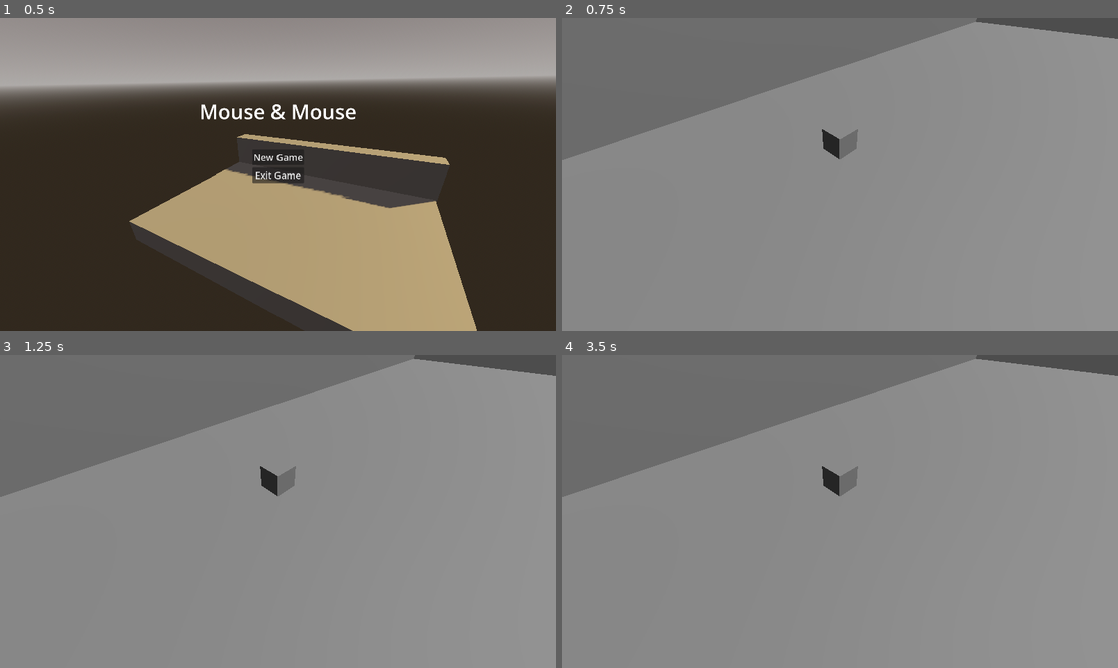
Above: before the commit, frames 1-4 (two rows, left to right).
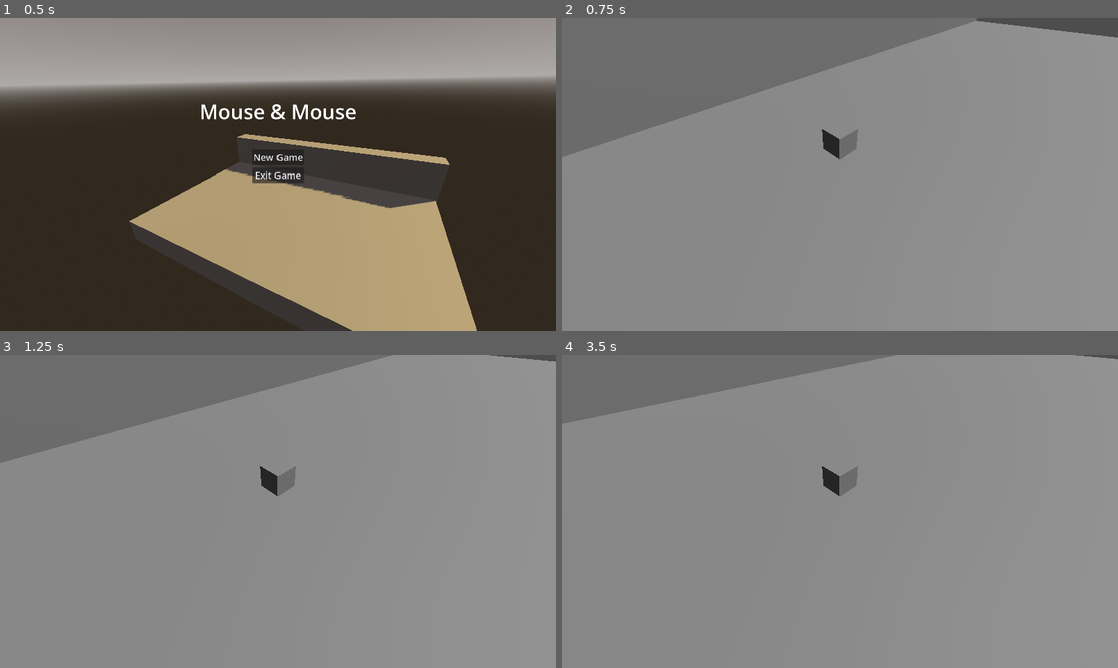
Above: after the commit, the same moments.

Repository: wi1helm/Mouse-Mouse
Game: Godot game, scene res://core/Main.tscn
Two runs of this game, one before a commit and one after it. Both use one fixed random seed, a clock stepped at 60 frames per second and the inputs below.
Inputs:
- Up to frame 1 (0.5 s): no input
- Up to frame 2 (0.75 s): click "New Game" at 0.5 s
- Up to frame 3 (1.25 s): no input
- Up to frame 4 (3.5 s): hold D (move_right, bound only after the commit) 1.28-2.03 s; tap Space (jump, bound only after the commit) at 1.35, 1.52, 1.82, 2.1, 2.27, 2.57, 2.85 s; hold S (move_back, bound only after the commit) 2.03-2.78 s; hold D (move_right, bound only after the commit) from 2.78 s (still down)

Frame 1 is identical in both runs. In frame 2, 0.5% of the frame differs, in the area x 0-100%, y 0-46%; in frame 3, 6.0%; in frame 4, 12%.

Commit message:
Temp Player Controlls
Add test player controlls with mappings for wasd + space. Rename GameContext ->Contexrt to make it simpler

Diff:
--- a/core/Context.gd
+++ b/core/Context.gd
@@ -6,3 +6,5 @@
 var levels: Node3D
 var entities: Node3D
 var effects: Node3D
+
+# here global data or stuff can be added if we wanted. say flags etc. like debug mode etc.
--- a/core/Main.gd
+++ b/core/Main.gd
@@ -10,7 +10,7 @@
 	context.entities = $World/Entities
 	context.effects = $World/Effects
 
-	#current_state = StartState.new(context)
+	#current_state = StartState.new(context) //TODO add back this and make cool animation etc.
 	current_state = MainMenuState.new(context)
 	current_state.enter()
 
--- a/player/Player.gd
+++ b/player/Player.gd
@@ -1,5 +1,33 @@
 class_name Player
 extends CharacterBody3D
 
+@export var speed: float = 5.0
+@export var jump_velocity: float = 4.5
+@export var gravity: float = 9.8
+
 func teleport(pos: Vector3) -> void:
 	global_position = pos
+
+func _physics_process(delta: float) -> void:
+	# Apply gravity when airborne
+	if not is_on_floor():
+		velocity.y -= gravity * delta
+
+	# Jump
+	if Input.is_action_just_pressed("jump") and is_on_floor():
+		velocity.y = jump_velocity
+
+	# Get movement input as a 2D vector (x = left/right, y = forward/back)
+	var input_dir: Vector2 = Input.get_vector("move_left", "move_right", "move_forward", "move_back")
+
+	# Convert to a 3D direction relative to the player's current facing
+	var direction: Vector3 = (transform.basis * Vector3(input_dir.x, 0, input_dir.y)).normalized()
+
+	if direction:
+		velocity.x = direction.x * speed
+		velocity.z = direction.z * speed
+	else:
+		velocity.x = move_toward(velocity.x, 0, speed)
+		velocity.z = move_toward(velocity.z, 0, speed)
+
+	move_and_slide()
--- a/project.godot
+++ b/project.godot
@@ -33,6 +33,34 @@
 window/stretch/mode="canvas_items"
 window/stretch/scale_mode="integer"
 
+[input]
+
+move_left={
+"deadzone": 0.2,
+"events": [Object(InputEventKey,"resource_local_to_scene":false,"resource_name":"","device":-1,"window_id":0,"alt_pressed":false,"shift_pressed":false,"ctrl_pressed":false,"meta_pressed":false,"pressed":false,"keycode":0,"physical_keycode":65,"key_label":0,"unicode":97,"location":0,"echo":false,"script":null)
+]
+}
+move_right={
+"deadzone": 0.2,
+"events": [Object(InputEventKey,"resource_local_to_scene":false,"resource_name":"","device":-1,"window_id":0,"alt_pressed":false,"shift_pressed":false,"ctrl_pressed":false,"meta_pressed":false,"pressed":false,"keycode":0,"physical_keycode":68,"key_label":0,"unicode":100,"location":0,"echo":false,"script":null)
+]
+}
+move_forward={
+"deadzone": 0.2,
+"events": [Object(InputEventKey,"resource_local_to_scene":false,"resource_name":"","device":-1,"window_id":0,"alt_pressed":false,"shift_pressed":false,"ctrl_pressed":false,"meta_pressed":false,"pressed":false,"keycode":0,"physical_keycode":87,"key_label":0,"unicode":119,"location":0,"echo":false,"script":null)
+]
+}
+move_back={
+"deadzone": 0.2,
+"events": [Object(InputEventKey,"resource_local_to_scene":false,"resource_name":"","device":-1,"window_id":0,"alt_pressed":false,"shift_pressed":false,"ctrl_pressed":false,"meta_pressed":false,"pressed":false,"keycode":0,"physical_keycode":83,"key_label":0,"unicode":115,"location":0,"echo":false,"script":null)
+]
+}
+jump={
+"deadzone": 0.2,
+"events": [Object(InputEventKey,"resource_local_to_scene":false,"resource_name":"","device":16,"window_id":0,"alt_pressed":false,"shift_pressed":false,"ctrl_pressed":false,"meta_pressed":false,"pressed":false,"keycode":0,"physical_keycode":32,"key_label":0,"unicode":0,"location":0,"echo":false,"script":null)
+]
+}
+
 [physics]
 
 3d/physics_engine="Jolt Physics"
Not shown: 1 places in debug/Test.tscn that only renumber resources
